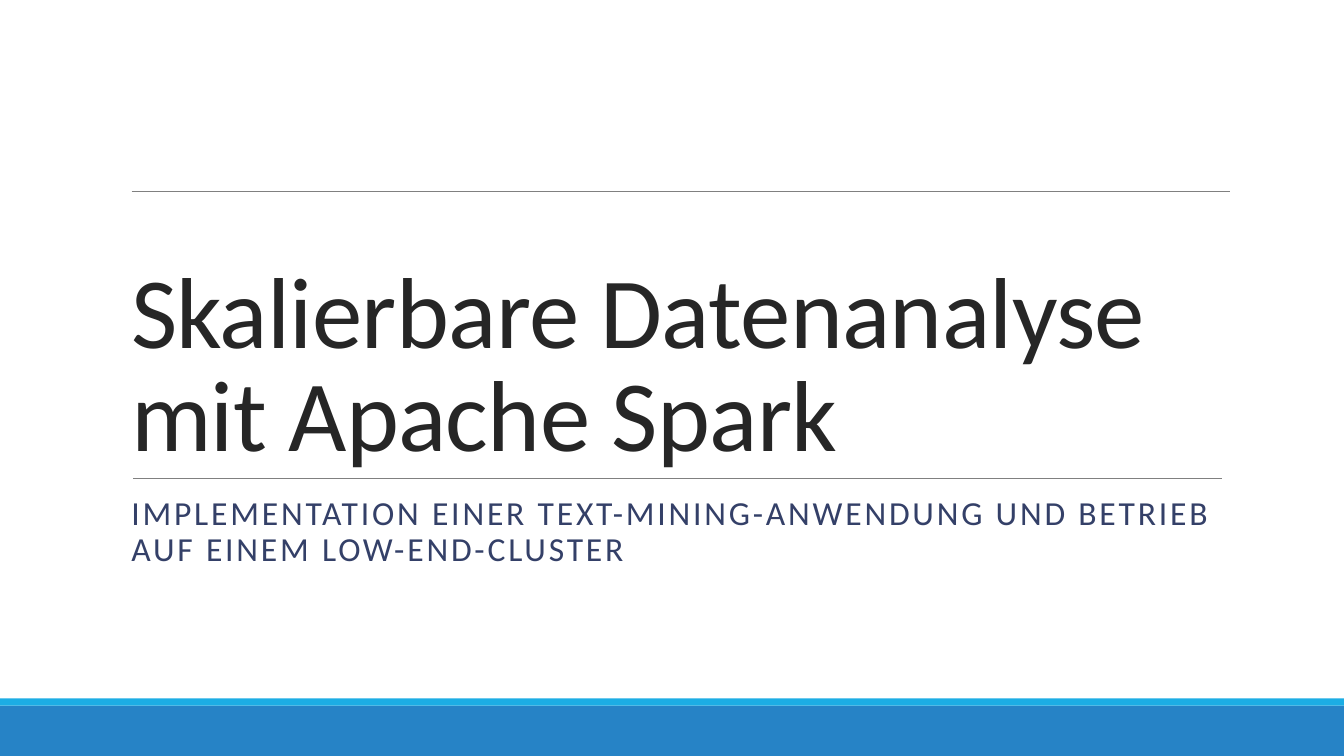
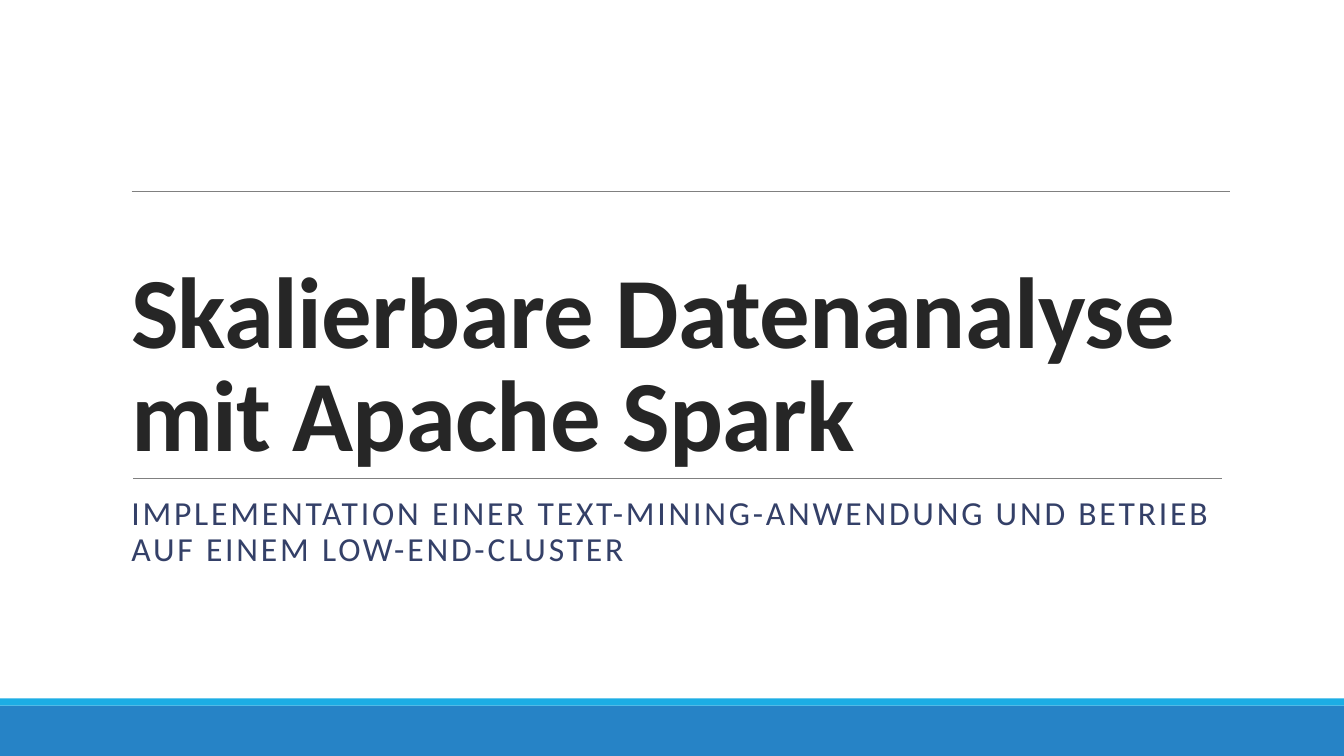
Before and after one commit to danck/bachelor_thesis, a slide deck: slide 1 of 0 - Entwürfe/Skalierbare Datenanalyse mit Apache Spark.pptx. Drawn at 1344x756 pixels with LibreOffice and Linux fonts; fonts in the diff are those of the drawing. Boxes give left, top, right and bottom in pixels: in the first picture for what was removed or moved away, otherwise in the second. Text is boxed around its words. In the diff, an @@ line names an element or a change of style, - is before the commit and + after.

```diff
--- a/0 - Entwürfe/Skalierbare Datenanalyse mit Apache Spark.pptx
+++ b/0 - Entwürfe/Skalierbare Datenanalyse mit Apache Spark.pptx
@@ title "Skalierbare Datenanalyse mit Apache Spark" at (131, 277, 1175, 467): bold on @@
```
Also in this commit, not shown: 5 other slides changed, 10 slides added, 2 slides removed.
